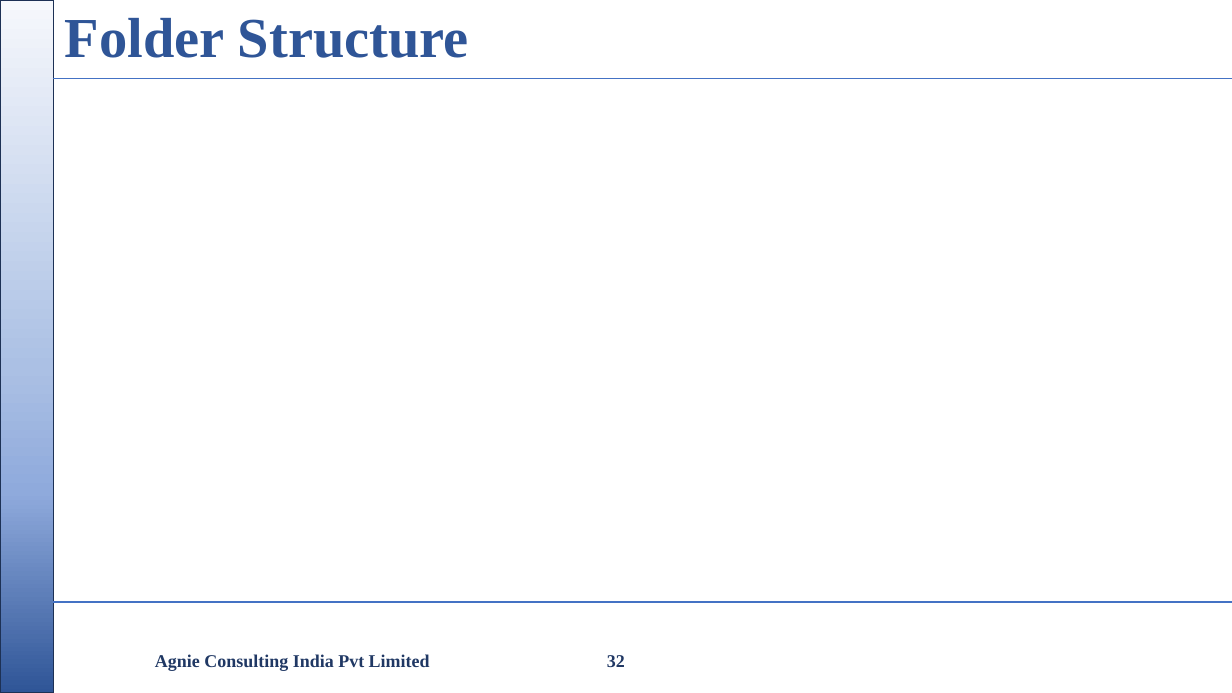
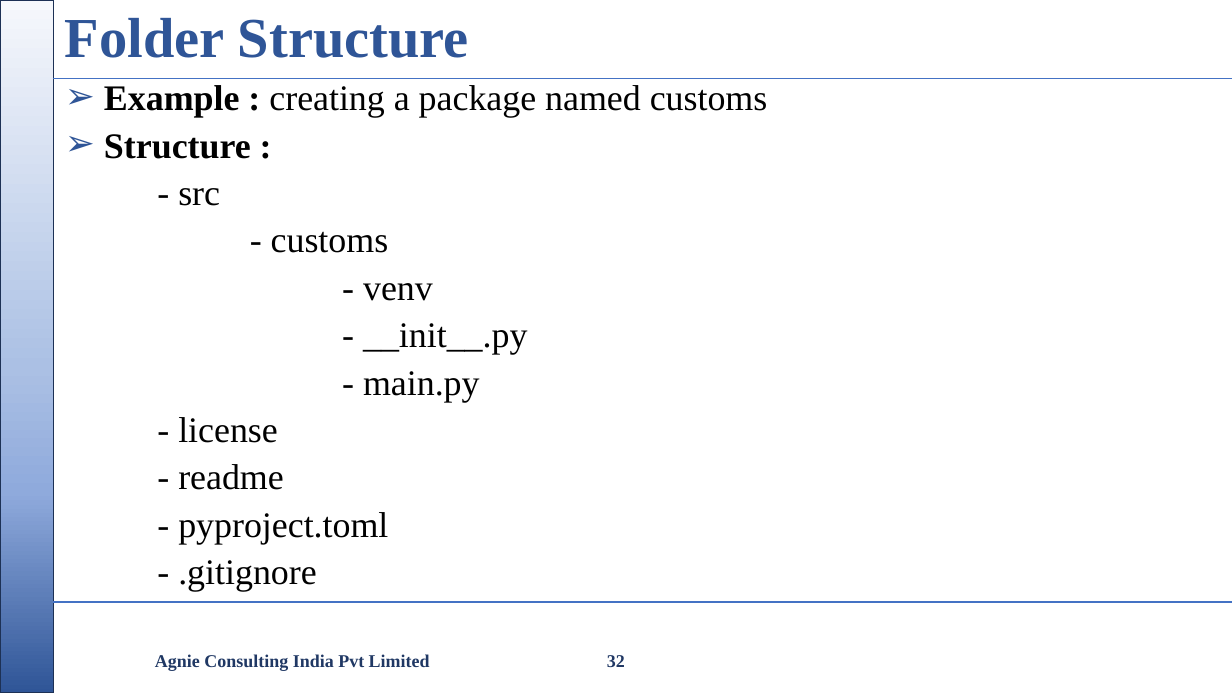
Before and after one commit to nikishdaniel1-del/Python-Cls, a slide deck: slide 32 of python class/Python Class.pptx. Drawn at 1232x693 pixels with LibreOffice and Linux fonts; fonts in the diff are those of the drawing; background and template pictures are left out. Boxes give left, top, right and bottom in pixels: in the first picture for what was removed or moved away, otherwise in the second. Text is boxed around its words. In the diff, an @@ line names an element or a change of style, - is before the commit and + after.

```diff
--- a/python class/Python Class.pptx
+++ b/python class/Python Class.pptx
@@ text added at [104, 85, 768, 591], 28 pt, text #000000 @@
+➢ Example : creating a package named customs
+➢ Structure :
+- src
+- customs
+- venv
+- __init__.py
+- main.py
+- license
+- readme
+- pyproject.toml
+- .gitignore
```
Also in this commit, not shown: 4 other slides changed, 5 other files.
